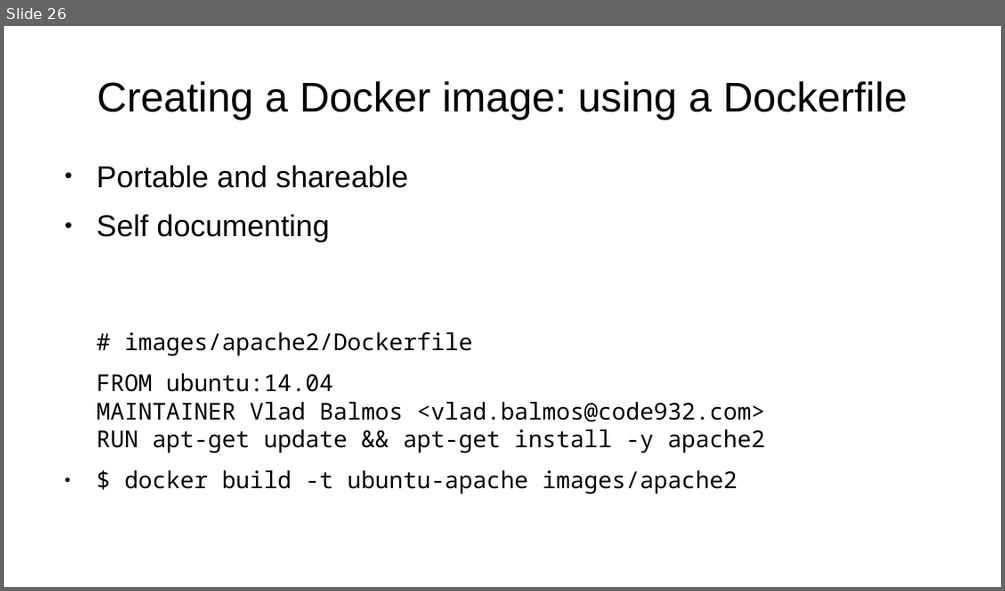
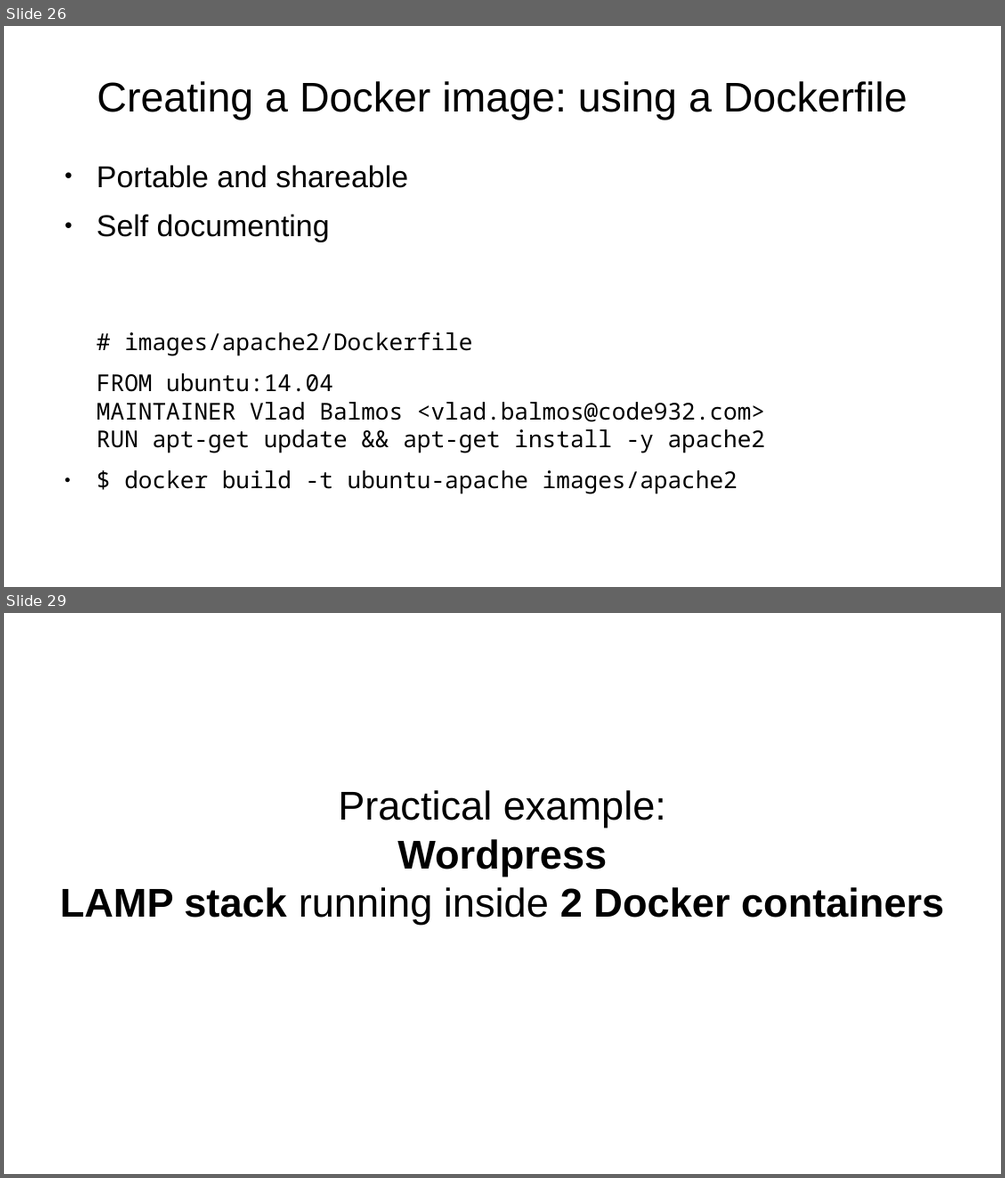
Before and after one commit to vladbalmos/docker-presentation, a slide deck: docker.odp. Shown one above the other, each under a label of ours: slide 26 before the commit, slides 26 and 29 after it; the slides between them are not shown. The pictures are 1005x591 and 1005x1178 pixels, drawn with LibreOffice and Linux fonts; fonts in the diff are those of the drawing. Boxes give left, top, right and bottom in pixels: in the first picture for what was removed or moved away, otherwise in the second. Text is boxed around its words. In the diff, an @@ line names an element or a change of style, - is before the commit and + after.

Commit message:
More slides and start work on wordpress practical example

```diff
--- a/docker.odp
+++ b/docker.odp
@@ slide 29 added at [4,613,1001,1174], background #FFFFFF @@
@@ subtitle added at [60,790,944,924], 32 pt, text #000000, bold @@
+Practical example:
+Wordpress
+LAMP stack running inside 2 Docker containers
```
Also in this commit, not shown: 1 slide changed, 3 other slides added, 1 slide removed, 3 other files.
